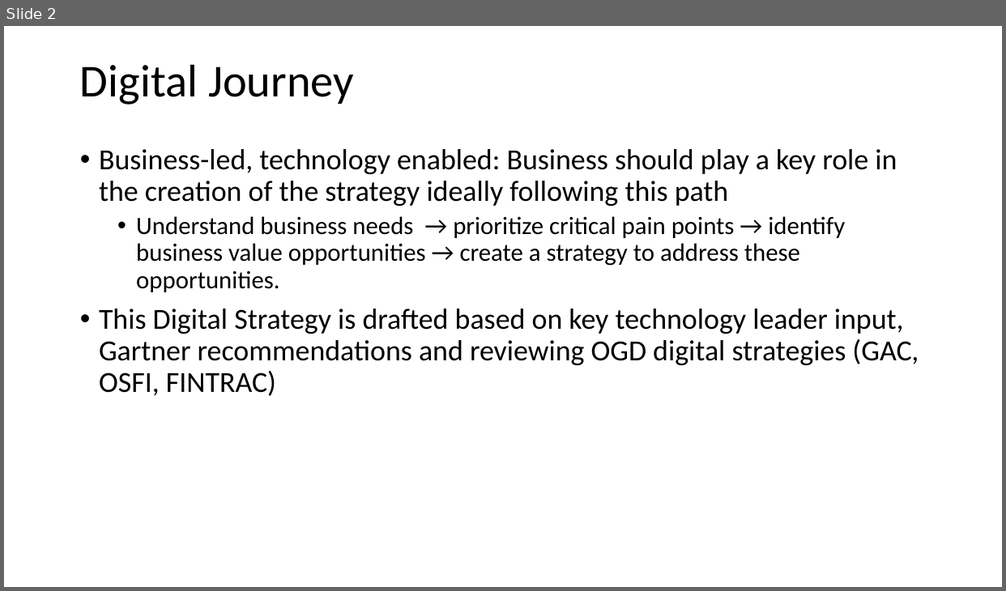
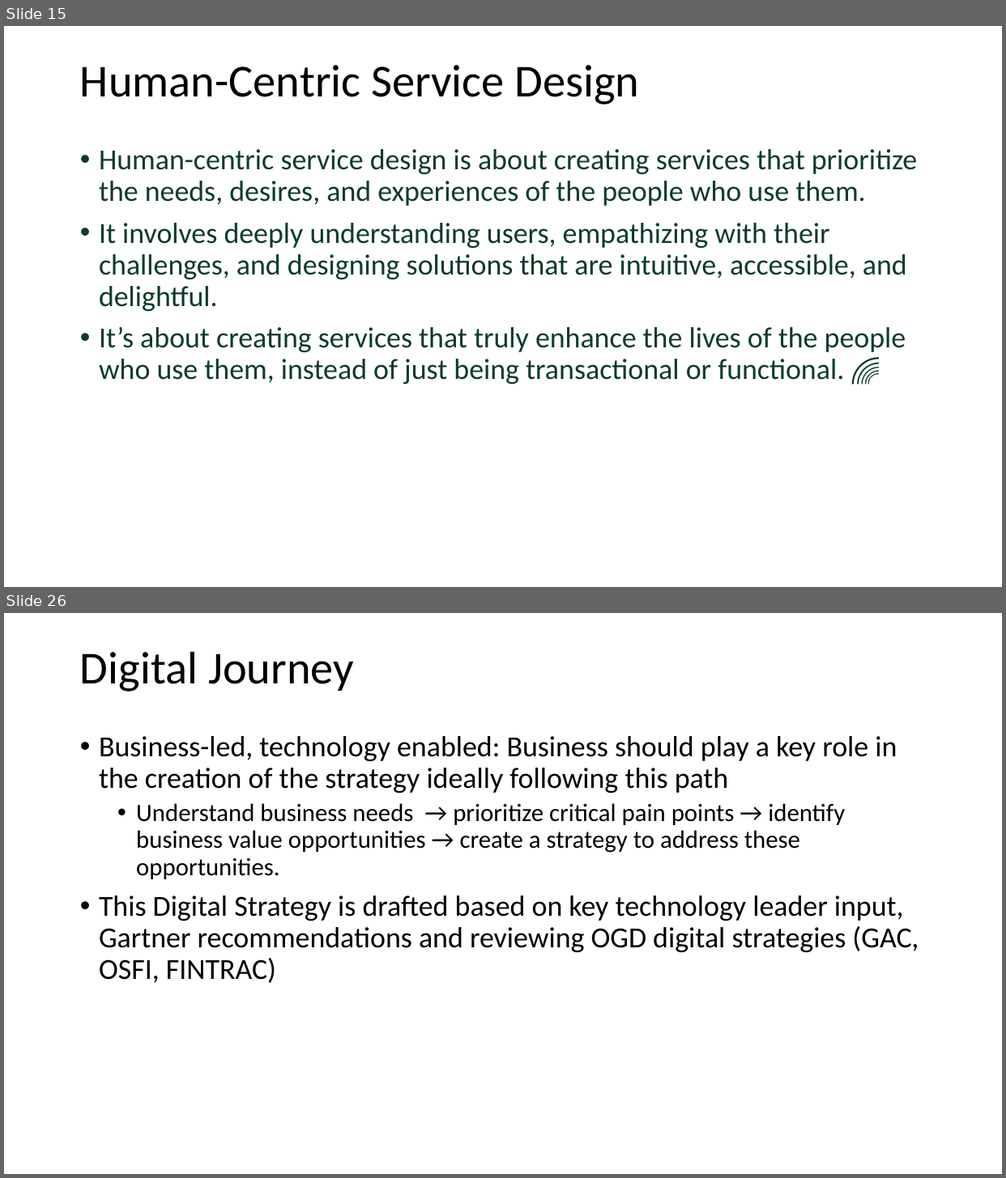
Before and after one commit to Gajol/IT-Notes, a slide deck: Enterprise Architecture/Digital Architecture/Digital Strategy.pptx. Shown one above the other, each under a label of ours: slide 2 before the commit, slides 15 and 26 after it; the slides between them are not shown. The pictures are 1006x591 and 1006x1178 pixels, drawn with LibreOffice and Linux fonts; fonts in the diff are those of the drawing. Boxes give left, top, right and bottom in pixels: in the first picture for what was removed or moved away, otherwise in the second. Text is boxed around its words. In the diff, an @@ line names an element or a change of style, - is before the commit and + after.

```diff
--- a/Enterprise Architecture/Digital Architecture/Digital Strategy.pptx
+++ b/Enterprise Architecture/Digital Architecture/Digital Strategy.pptx
@@ slide 15 added at (x1=4, y1=26, x2=1002, y2=587), background #FFFFFF @@
@@ title added at (x1=80, y1=65, x2=639, y2=105), 44 pt, text #000000 @@
+Human-Centric Service Design
@@ text added at (x1=99, y1=149, x2=917, y2=384), 28 pt, text #0D3C26 @@
+• Human-centric service design is about creating services that prioritize the needs, desires, and experiences of the people who use them.
+• It involves deeply understanding users, empathizing with their challenges, and designing solutions that are intuitive, accessible, and delightful.
+• It’s about creating services that truly enhance the lives of the people who use them, instead of just being transactional or functional. 🌈
@@ what was slide 2 is now slide 26 @@
```
Also in this commit, not shown: 23 other slides added, 42 other files.
